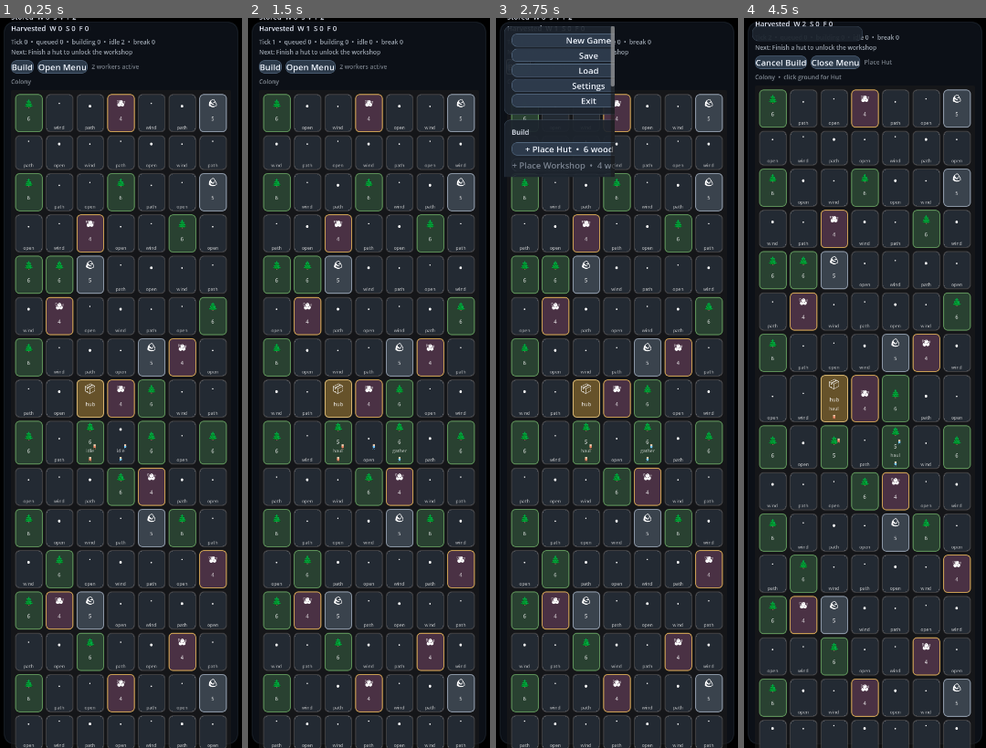
Above: before the commit, frames 1-4 (left to right).
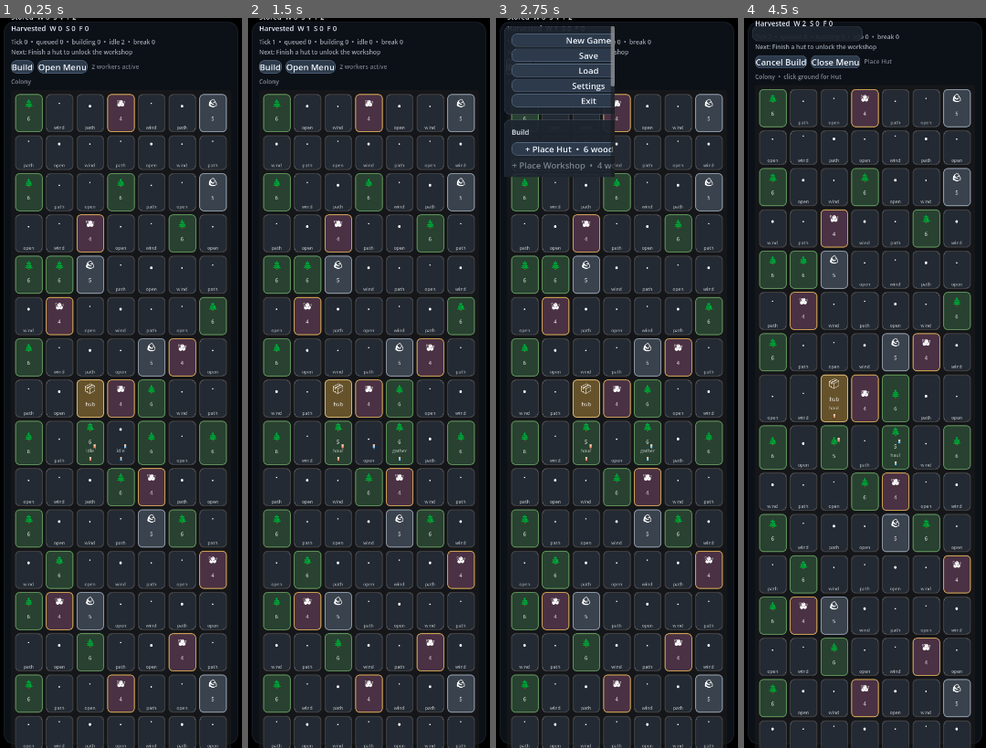
Above: after the commit, the same moments.

Repository: misospace/windowstead
Game: Godot game, scene res://scenes/main.tscn
Same seed, same stepped clock (60 frames per second), same inputs: the game is played once before the commit and once after it.
Inputs:
- Up to frame 1 (0.25 s): no input
- Up to frame 2 (1.5 s): click "Build" at 0.5 s; click "New Game" at 1.25 s
- Up to frame 3 (2.75 s): click "Build" at 2 s
- Up to frame 4 (4.5 s): click "New Game" at 2.75 s; click "Build" at 3.5 s; click "+ Place Hut • 6 wood / 2 stone" at 4.25 s

The runs differ from the first frame. In frame 1, 2.2% of the frame differs, in the area x 6-94%, y 56-100%; in frame 2, 2.2%; in frame 3, 2.2%; in frame 4, 4.9%, in the area x 4-94%, y 0-98%.

Commit message:
fix: scale worker sprites proportionally to tile size in side-dock

Diff:
--- a/scripts/main.gd
+++ b/scripts/main.gd
@@ -1087,7 +1087,7 @@
 			sprite = worker_overlay_nodes[name]
 		else:
 			sprite = TextureRect.new()
-			sprite.custom_minimum_size = Vector2(22, 28)
+			sprite.custom_minimum_size = Vector2(int(tile_size.x * 0.40), int(tile_size.y * 0.50))
 			sprite.expand_mode = TextureRect.EXPAND_IGNORE_SIZE
 			sprite.stretch_mode = TextureRect.STRETCH_KEEP_CENTERED
 			world_overlay.add_child(sprite)
@@ -1246,7 +1246,7 @@
 		child.queue_free()
 	for worker in workers_here:
 		var sprite := TextureRect.new()
-		sprite.custom_minimum_size = Vector2(12, 14)
+		sprite.custom_minimum_size = Vector2(int(tile_size.x * 0.25), int(tile_size.y * 0.28))
 		sprite.expand_mode = TextureRect.EXPAND_IGNORE_SIZE
 		sprite.stretch_mode = TextureRect.STRETCH_KEEP_CENTERED
 		sprite.texture = worker_texture(String(worker.name), worker_anim_frame(worker))
